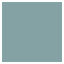
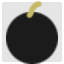
Two versions of the same layered image (64px x 64px). Layer-by-layer changes:
added layer "mine" above "Layer 1" over box(6, 0, 58, 64)
painted on "Layer 1" over box(2, 2, 62, 62)
